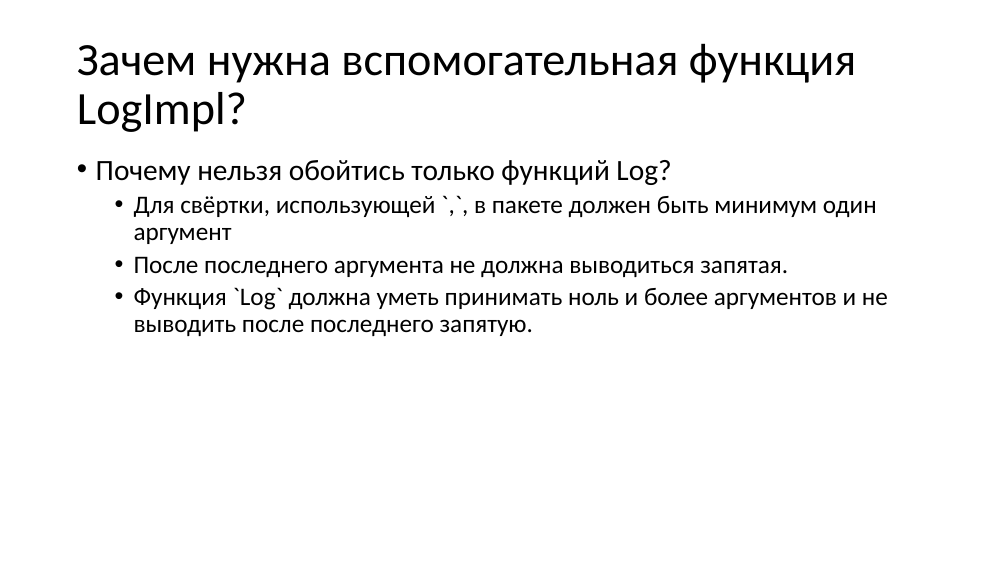
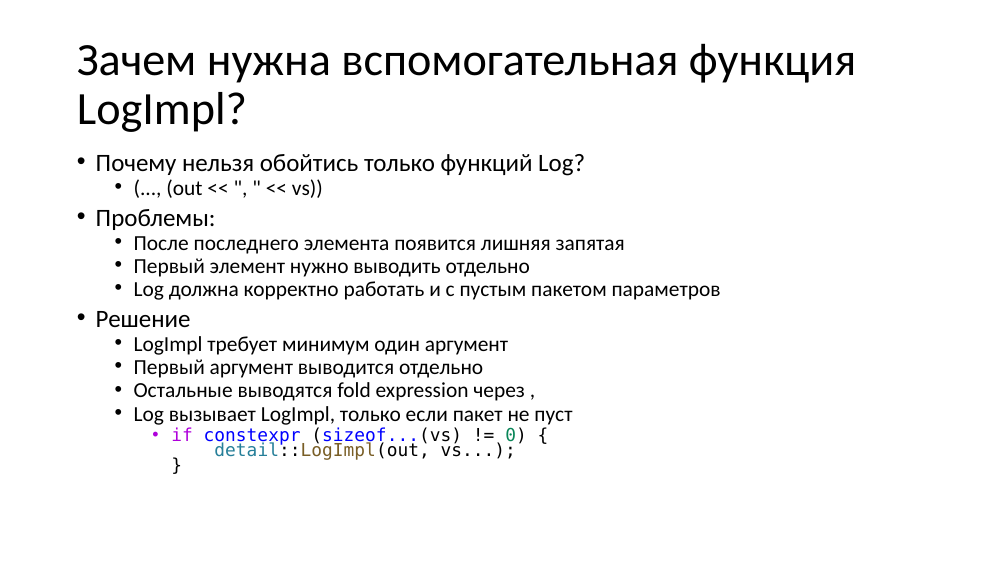
Before and after one commit to alexey-malov/oop, a slide deck: slide 99 of lectures/06/Обобщенное программирование, шаблоны.pptx. Drawn at 1008x567 pixels with LibreOffice and Linux fonts; fonts in the diff are those of the drawing. Boxes give left, top, right and bottom in pixels: in the first picture for what was removed or moved away, otherwise in the second. Text is boxed around its words. In the diff, an @@ line names an element or a change of style, - is before the commit and + after.

```diff
--- a/lectures/06/Обобщенное программирование, шаблоны.pptx
+++ b/lectures/06/Обобщенное программирование, шаблоны.pptx
@@ text at <box>96,179,721,460</box>: text changed; size 24 to 20.4 pt @@
-  • Для свёртки, использующей `,`, в пакете должен быть минимум один аргумент
-  • После последнего аргумента не должна выводиться запятая.
-  • Функция `Log` должна уметь принимать ноль и более аргументов и не выводить после последнего запятую.
+  • (..., (out << ", " << vs))
+• Проблемы:
+  • После последнего элемента появится лишняя запятая
+  • Первый элемент нужно выводить отдельно
+  • Log должна корректно работать и с пустым пакетом параметров
+• Решение
+  • LogImpl требует минимум один аргумент
+  • Первый аргумент выводится отдельно
+  • Остальные выводятся fold expression через ,
+  • Log вызывает LogImpl, только если пакет не пуст
+    • if constexpr (sizeof...(vs) != 0) {
+      detail::LogImpl(out, vs...);
+      }
@@ text at <box>96,154,585,176</box>: size 28 to 23.8 pt in "Почему нельзя обойтись только функций Log?"; line spacing 0.9 to 0.7 @@
```
Also in this commit, not shown: 10 other slides changed, 12 slides added, 2 other files.
